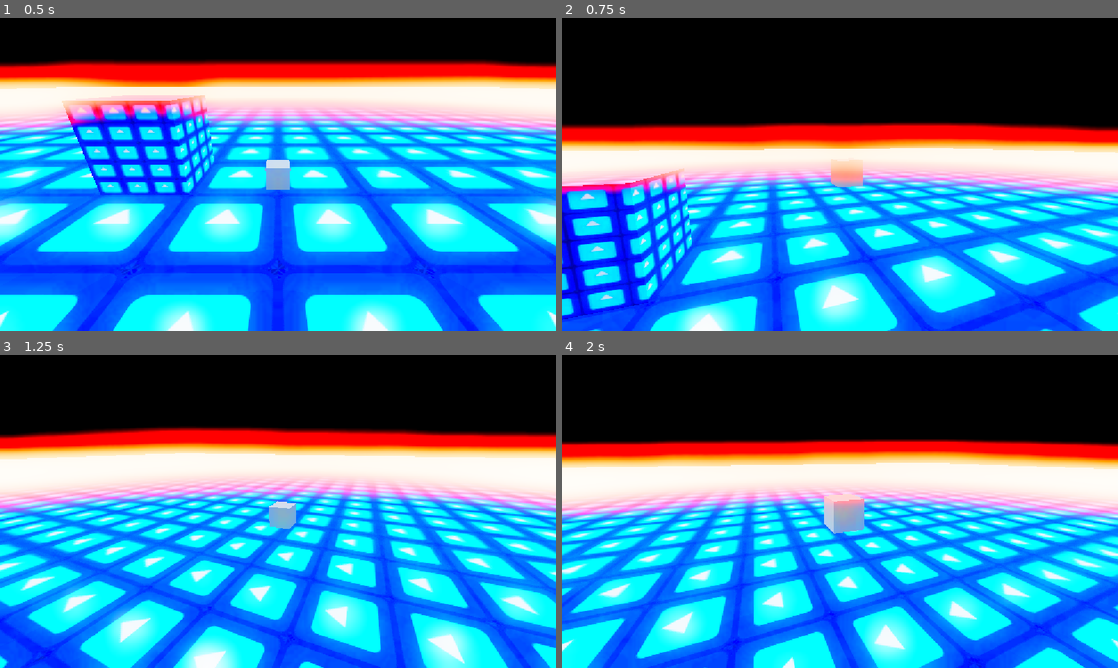
Above: before the commit, frames 1-4 (two rows, left to right).
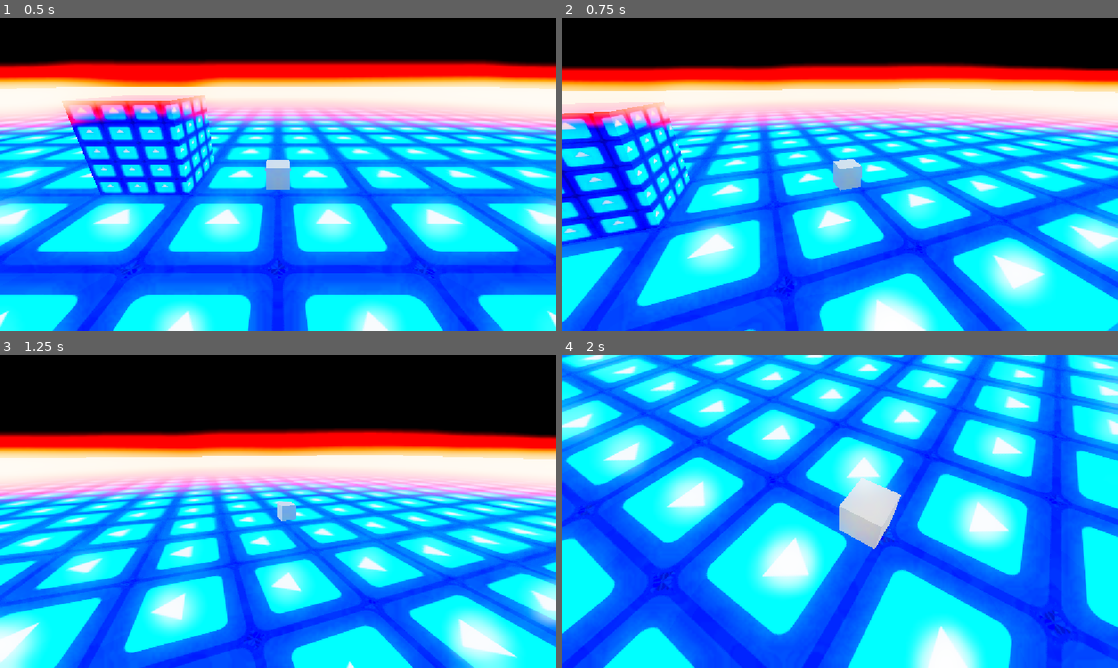
Above: after the commit, the same moments.

Repository: officialErnests/trih-3azel
Game: Godot game, scene res://Scenes/game.tscn
Same seed, same stepped clock (60 frames per second), same inputs: the game is played once before the commit and once after it. The engine's default icon, where the game draws it, is replaced by a stand-in: a white triangle on a blue panel in a dark square.
Inputs:
- Up to frame 1 (0.5 s): no input
- Up to frame 2 (0.75 s): tap Enter (ui_accept) at 0.5, 0.6 s; hold D (Right) from 0.53 s (still down)
- Up to frame 3 (1.25 s): keep holding D (Right); tap Space (Jump) at 0.77, 0.8, 1.07 s
- Up to frame 4 (2 s): release D (Right) at 1.28 s; hold S (Backward) from 1.28 s (still down); tap Space (Jump) at 1.35, 1.52, 1.82 s; tap Enter (ui_accept) at 1.55 s

Frame 1 is identical in both runs. In frame 2, 75% of the frame differs, in the area x 0-100%, y 14-100%; in frame 3, 54%; in frame 4, 90%, in the area x 0-100%, y 0-100%.

Commit message:
Made speed up (wip)

Diff:
--- a/Scenes/Rabbit.tscn
+++ b/Scenes/Rabbit.tscn
@@ -12,6 +12,11 @@
 [node name="Rabbit" type="CharacterBody3D" node_paths=PackedStringArray("movement_direction_node")]
 script = ExtResource("1_i4mnj")
 movement_direction_node = NodePath("Camera3D")
+STILL_SPEED = 20.0
+START_MOVE_SPEED = 0.8
+START_MOVE_FAST_SLOW_DOWN = 4.0
+START_MOVE_SPEED_BOOST = 20.0
+FAST_RUN_SPEED = 4.0
 
 [node name="CollisionShape3D" type="CollisionShape3D" parent="."]
 shape = SubResource("SphereShape3D_rtlo7")
--- a/Scripts/rabbit.gd
+++ b/Scripts/rabbit.gd
@@ -9,7 +9,7 @@
 	START_DASH,
 	RUNNING,
 	STOPING,
-	SLOWDOWN,
+	multiplyVelocity2D,
 	HIT_TROUGH,
 	FAST_RUN,
 	GRINDING,
@@ -20,25 +20,33 @@
 	WALL_RUN_L
 }
 
+#OTHERS
 @export_category("Others")
 @export var movement_direction_node: Node3D = Node3D.new()
 
+#SETUP
 @export_category("Movement")
-#SETUP
 #-STILL
 @export_subgroup("Still")
-@export var STILL_SPEED: float = 20
+@export var STILL_SPEED: float = 1
 #-START_MOVE
 @export_subgroup("START_MOVE")
-@export var START_MOVE_TIME = 2
-@export var START_MOVE_SPEED = 1
-@export var START_MOVE_SLOW_DOWN = 1
-@export var START_MOVE_FAST_SLOW_DOWN = 2
+@export var START_MOVE_TIME: float = 1
+@export var START_MOVE_SPEED: float = 1
+@export var START_MOVE_SLOW_DOWN: float = 1
+@export var START_MOVE_FAST_SLOW_DOWN: float = 1
+@export var START_MOVE_SPEED_BOOST: float = 1
+#-FAST_RUN
+@export_subgroup("FAST_RUN")
+@export var FAST_RUN_SPEED: float = 2
+@export var FAST_RUN_SLOW_DOWN: float = 2
 
 
 # Internal variables
-var start_move = -1
+#OTHERS
 var curent_player_state = PLAYER_STATES.STILL
+#-START_MOVE
+var start_move = START_MOVE_TIME
 func _physics_process(delta: float) -> void:
 	#Inputs
 	var input_dir := Input.get_vector("Left", "Right", "Foward", "Backward")
@@ -51,37 +59,47 @@
 	match curent_player_state:
 		PLAYER_STATES.STILL:
 			if direction:
+				add_velocity(delta, direction, STILL_SPEED)
+				# Switch states
 				curent_player_state = PLAYER_STATES.START_MOVE
-				add_velocity(delta, direction, STILL_SPEED)
 			move_and_slide()
 
 		PLAYER_STATES.START_MOVE:
-			if (start_move == -1):
+			if !is_on_floor():
+				curent_player_state = PLAYER_STATES.FALL
+
+			if Input.is_action_just_pressed("Jump"):
+				add_velocity(delta, direction, START_MOVE_SPEED_BOOST)
+				# Switch states
 				start_move = START_MOVE_TIME
+				curent_player_state = PLAYER_STATES.FAST_RUN
+
+
+			start_move -= delta
+			if direction:
+				add_velocity(delta, direction, START_MOVE_SPEED)
+				multiplyVelocity2D(1 - (delta * (1.0 - (max(start_move, 0) / START_MOVE_TIME * 1.1)) * START_MOVE_SLOW_DOWN))
 			else:
-				start_move -= delta
-			if direction:
-				slowDown(1 - (delta * max(start_move / START_MOVE_TIME + 1, 1) * START_MOVE_SLOW_DOWN))
-				add_velocity(delta, direction, START_MOVE_SPEED)
-			else:
-				slowDown(1 - (delta * max(start_move / START_MOVE_TIME + 1, 1) * START_MOVE_FAST_SLOW_DOWN))
+				multiplyVelocity2D(1 - (delta * max(start_move / START_MOVE_TIME + 1, 1) * START_MOVE_FAST_SLOW_DOWN))
 				if abs(velocity.x) + abs(velocity.z) < 1:
 					velocity.x = 0
 					velocity.z = 0
+					start_move = START_MOVE_TIME
 					curent_player_state = PLAYER_STATES.STILL
+			move_and_slide()
 
+		PLAYER_STATES.FAST_RUN:
+			if direction:
+				add_velocity(delta, direction, FAST_RUN_SPEED)
+				multiplyVelocity2D(1 - (delta * FAST_RUN_SLOW_DOWN))
+			else:
+				pass
 			move_and_slide()
 		_:
 			pass
 
-	if not is_on_floor():
-		velocity += get_gravity() * delta
 
-	# Handle jump.
-	if Input.is_action_just_pressed("ui_accept") and is_on_floor():
-		velocity.y = JUMP_VELOCITY
-
-func slowDown(slowness):
+func multiplyVelocity2D(slowness):
 	Vector2(velocity.x, velocity.z)
 	var vel_mul = Vector2(velocity.x, velocity.z) * slowness
 	velocity.x = vel_mul.x
